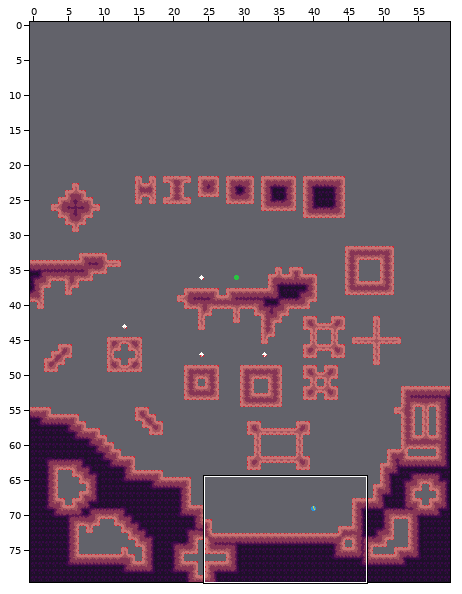
A Tiled map gets an edit: mapping_tools/level1.tmx. Above, an overview of the earlier version with the close-up marked.
Close-up. Old version:
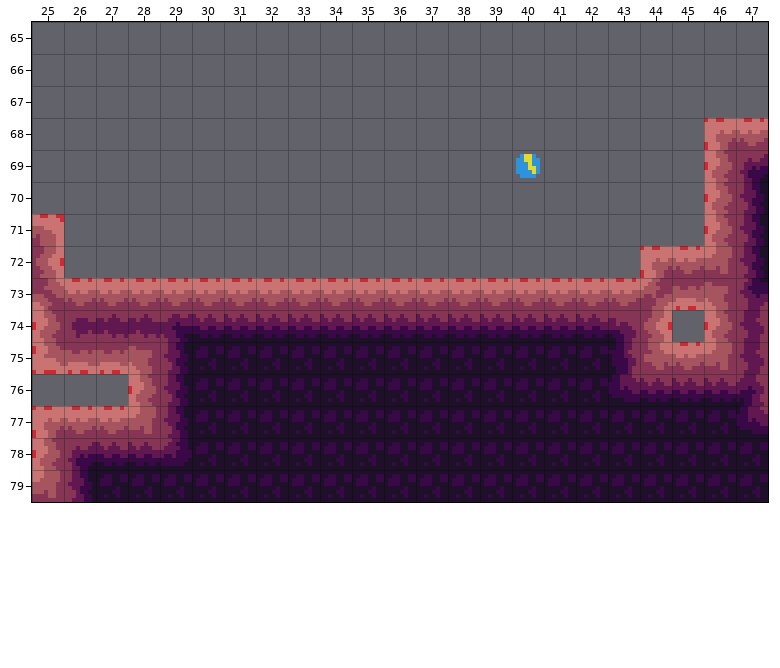
Cells are 8x8 px. Shown: x 25..47, y 65..79. The commit also changed other parts of the map, which this record leaves out. The old version is drawn lined up with the new one.
New version:
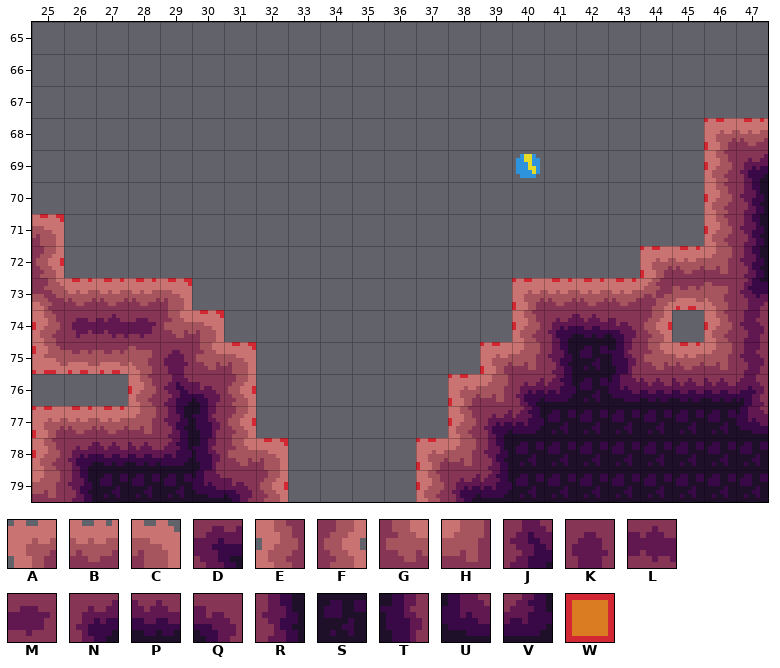
Key: from "dirt": A 0, B 1, C 2, D 12, E 13, F 15, G 16, H 17, J 22, K 33, L 47, M 48, N 49, P 50, Q 51, R 62, S 63, T 64, U 73, V 74; from "tools": W 1.
_ is an empty cell, # one hidden under a higher layer.
Change:
map size 60x60 -> 60x80 cells (old content now starts at 0,20; both pictures use the new coordinates)
Layer "draft":
y 73: x 30..39 WWWWWWWWWW -> __________
y 74: x 31..39 ######### -> _________
y 75: x 32..38 ####### -> _______
y 76..77: x 32..37 ###### -> ______
y 78..79: x 33..36 #### -> ____
Layer "map":
y 73: x 29..40 BBBBBBBBBBBB -> C__________A
y 74: x 28..41 LDPPPPPPPPPPPP -> MGC_________EN
y 75: x 29..41 RSSSSSSSSSSSS -> KGC_______AHR
y 76: x 29..41 RSSSSSSSSSSSS -> JQF______AHNV
y 77: x 30..40 SSSSSSSSSSS -> TF______ENV
y 78: x 30..39 SSSSSSSSSS -> TGC____AHR
y 79: x 30..39 SSSSSSSSSS -> UQF____ENV
Pixel boxes of the changes (left, top, right, bottom) in both close-ups:
changed: (128, 278, 576, 502)
